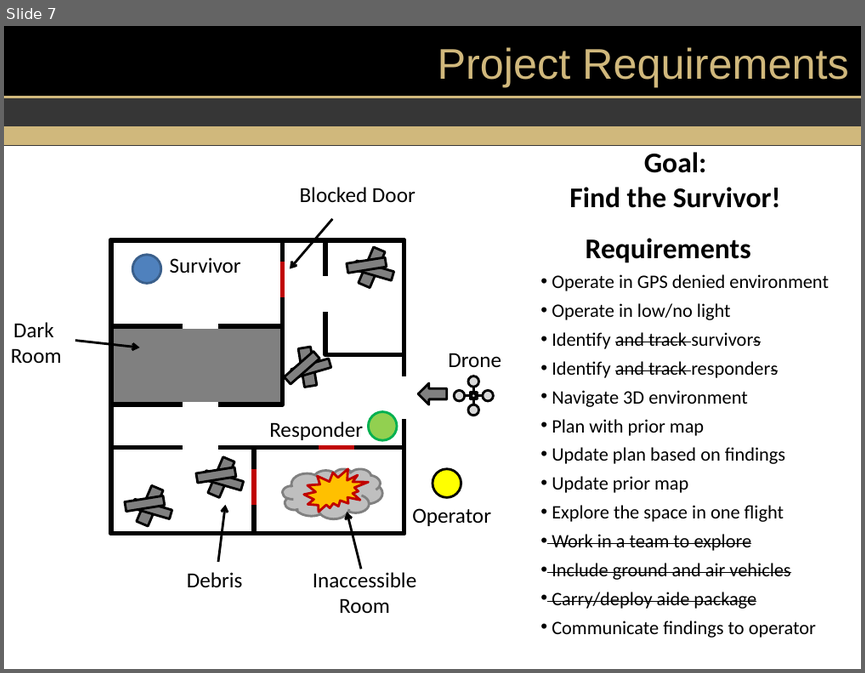
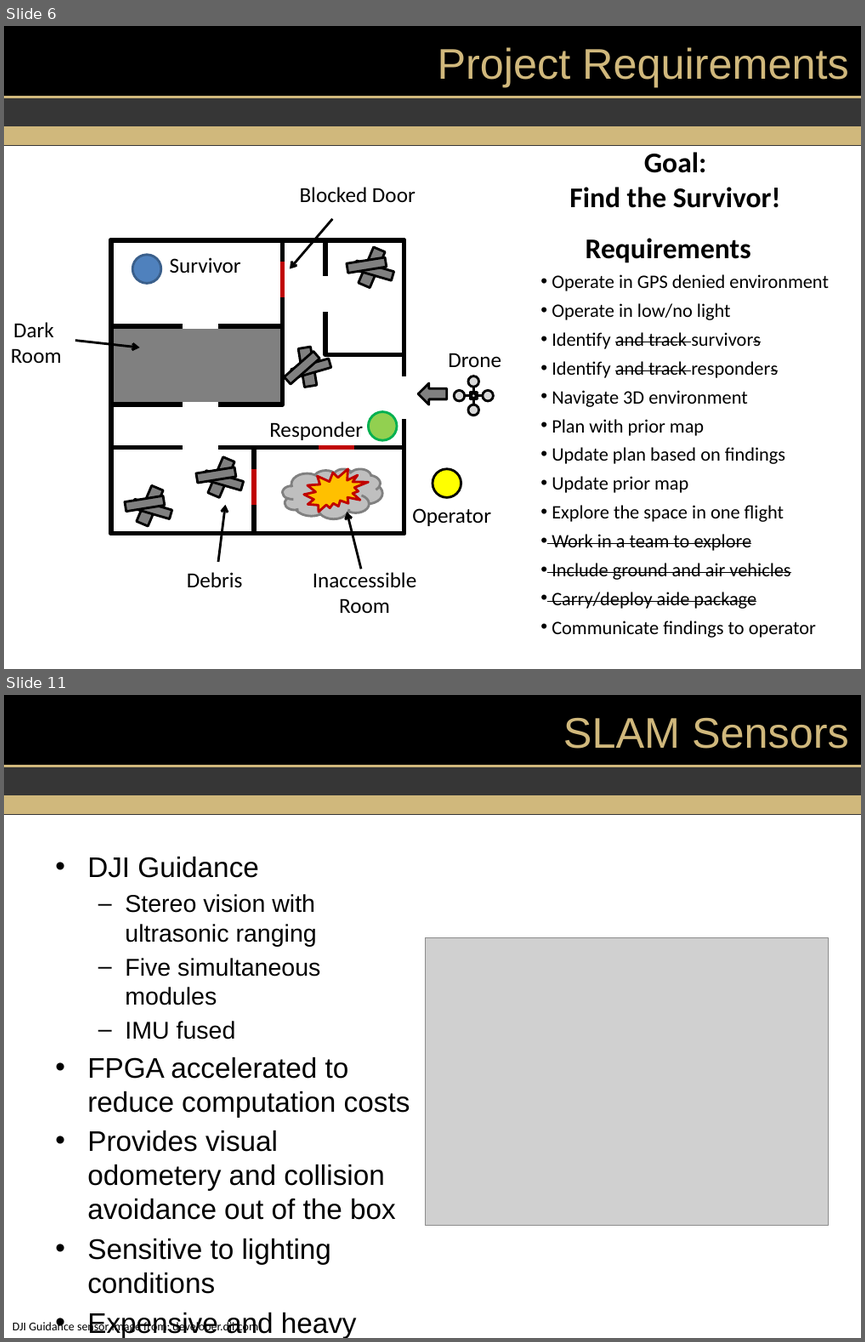
Before and after one commit to dtbinh/FlyNet, a slide deck: Presentations/GP_6_min.pptx. Shown one above the other, each under a label of ours: slide 7 before the commit, slides 6 and 11 after it; the slides between them are not shown. The pictures are 865x673 and 865x1342 pixels, drawn with LibreOffice and Linux fonts; fonts in the diff are those of the drawing; grey boxes stand for pictures; background and template pictures are left out. Boxes give left, top, right and bottom in pixels: in the first picture for what was removed or moved away, otherwise in the second. Text is boxed around its words. In the diff, an @@ line names an element or a change of style, - is before the commit and + after.

```diff
--- a/Presentations/GP_6_min.pptx
+++ b/Presentations/GP_6_min.pptx
@@ slide 11 added at box(4, 695, 861, 1338), background #FFFFFF; not listed: 5 template elements that a slide beside it also shows @@
@@ title added at box(563, 718, 849, 749), 36 pt, text #D0B87C @@
+SLAM Sensors
@@ text added at box(87, 857, 410, 1338), 23.8 pt, text #000000 @@
+• DJI Guidance
+  – Stereo vision with ultrasonic ranging
+  – Five simultaneous modules
+  – IMU fused
+• FPGA accelerated to reduce computation costs
+• Provides visual odometery and collision avoidance out of the box
+• Sensitive to lighting conditions
+• Expensive and heavy
@@ picture added at box(426, 937, 828, 1225) @@
@@ text added at box(12, 1320, 258, 1333), 10 pt, text #000000 @@
+DJI Guidance sensor image from: developer.dji.com
@@ what was slide 7 is now slide 6 @@
```
Also in this commit, not shown: 1 slide changed, 7 other slides added, 3 slides removed, 1 other file.
